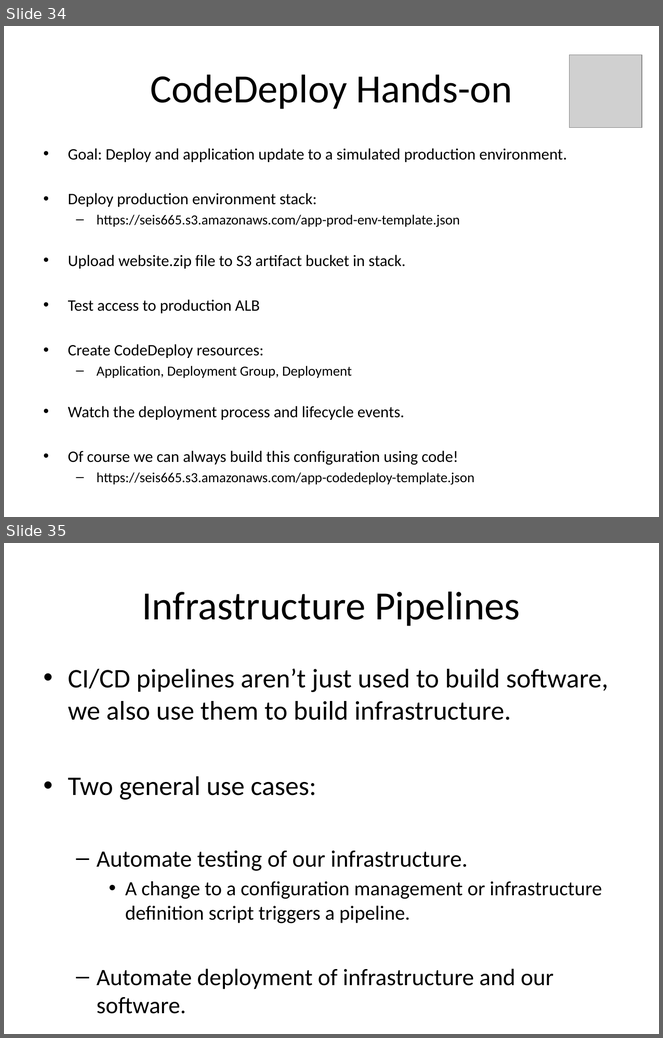
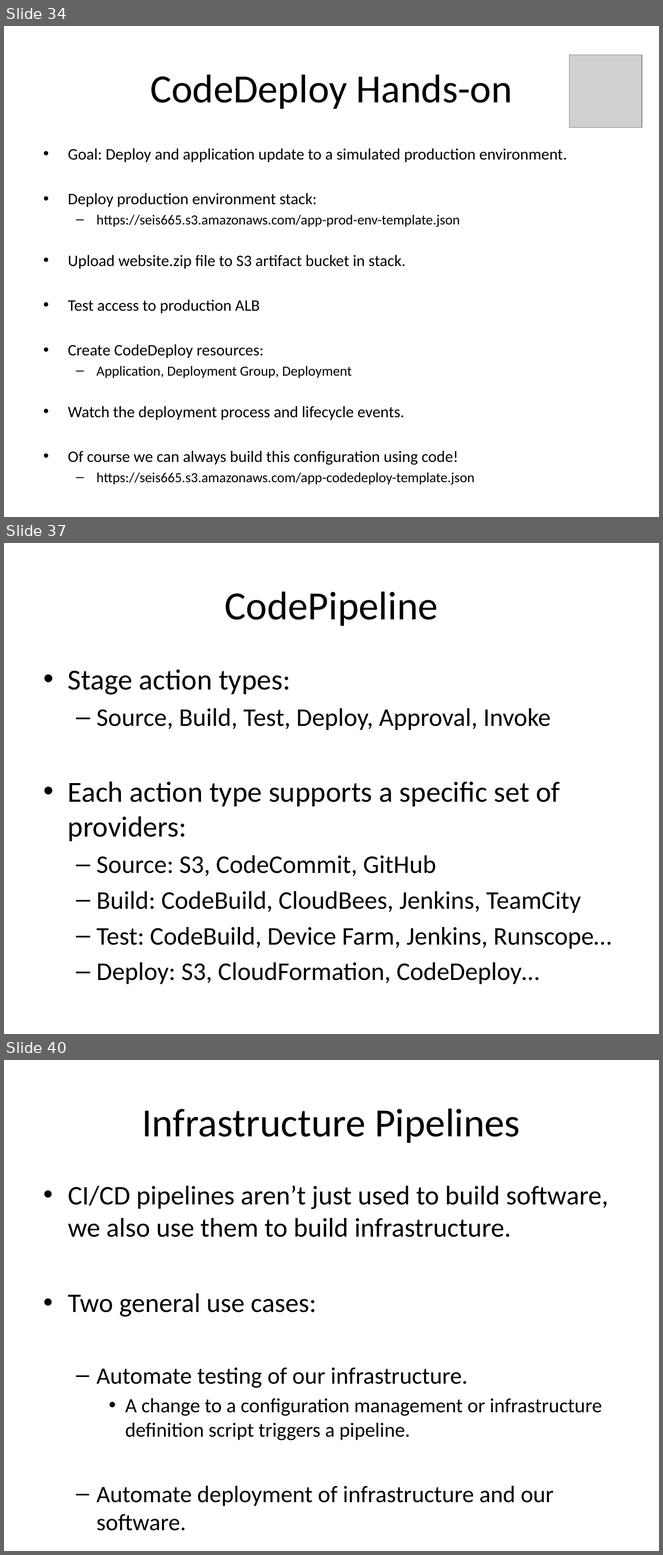
Before and after one commit to jasondbaker/infrastructure-class, a slide deck: lectures/infrastructure-week-10.pptx. Shown one above the other, each under a label of ours: slides 34 and 35 before the commit, slides 34, 37 and 40 after it; the slides between them are not shown. The pictures are 663x1038 and 663x1555 pixels, drawn with LibreOffice and Linux fonts; fonts in the diff are those of the drawing; grey boxes stand for pictures. Boxes give left, top, right and bottom in pixels: in the first picture for what was removed or moved away, otherwise in the second. Text is boxed around its words. In the diff, an @@ line names an element or a change of style, - is before the commit and + after.

```diff
--- a/lectures/infrastructure-week-10.pptx
+++ b/lectures/infrastructure-week-10.pptx
@@ slide 37 added at <box>4,543,659,1034</box>, background #FFFFFF @@
@@ title added at <box>224,591,438,626</box>, 44 pt, text #000000 @@
+CodePipeline
@@ text added at <box>68,669,612,984</box>, 28 pt, text #000000 @@
+• Stage action types:
+  – Source, Build, Test, Deploy, Approval, Invoke
+• Each action type supports a specific set of providers:
+  – Source: S3, CodeCommit, GitHub
+  – Build: CodeBuild, CloudBees, Jenkins, TeamCity
+  – Test: CodeBuild, Device Farm, Jenkins, Runscope…
+  – Deploy: S3, CloudFormation, CodeDeploy…
@@ what was slide 35 is now slide 40 @@
```
Also in this commit, not shown: 1 slide changed, 4 other slides added, 3 other files.
